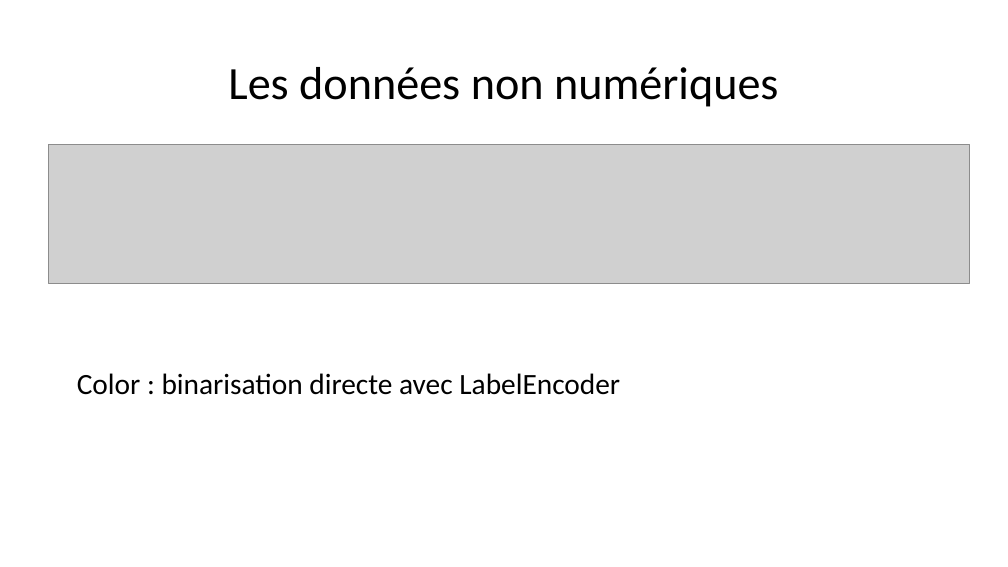
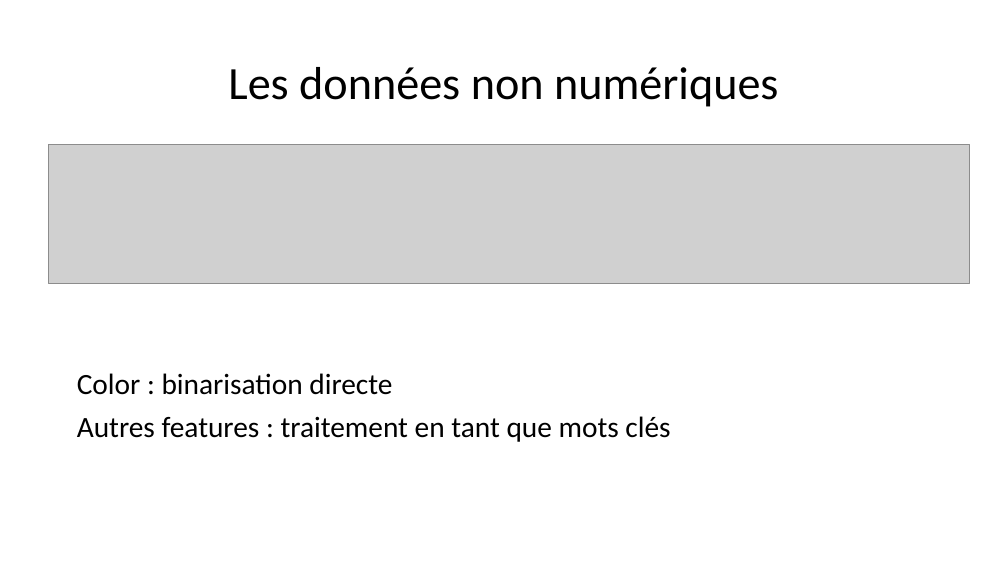
Before and after one commit to morganscao/Projet3, a slide deck: slide 11 of Rapport/Moteur de recommandations de films.pptx. Drawn at 1008x567 pixels with LibreOffice and Linux fonts; fonts in the diff are those of the drawing; grey boxes stand for pictures. Boxes give left, top, right and bottom in pixels: in the first picture for what was removed or moved away, otherwise in the second. Text is boxed around its words. In the diff, an @@ line names an element or a change of style, - is before the commit and + after.

```diff
--- a/Rapport/Moteur de recommandations de films.pptx
+++ b/Rapport/Moteur de recommandations de films.pptx
@@ text at [77, 373, 670, 442]: text changed @@
-Color : binarisation directe avec LabelEncoder
+Color : binarisation directe
+Autres features : traitement en tant que mots clés
```
Also in this commit, not shown: 9 other slides changed, 2 slides added, 5 slides removed.
